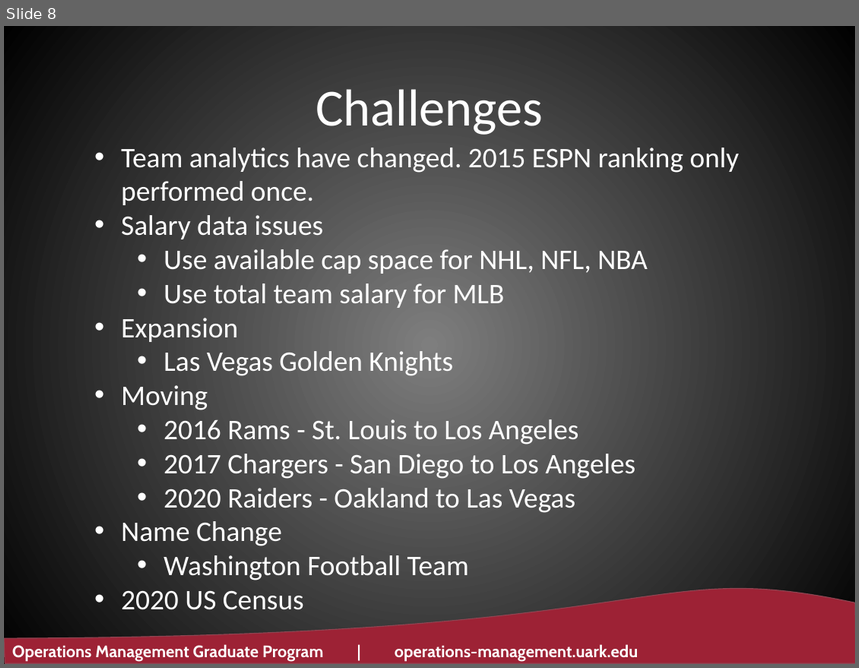
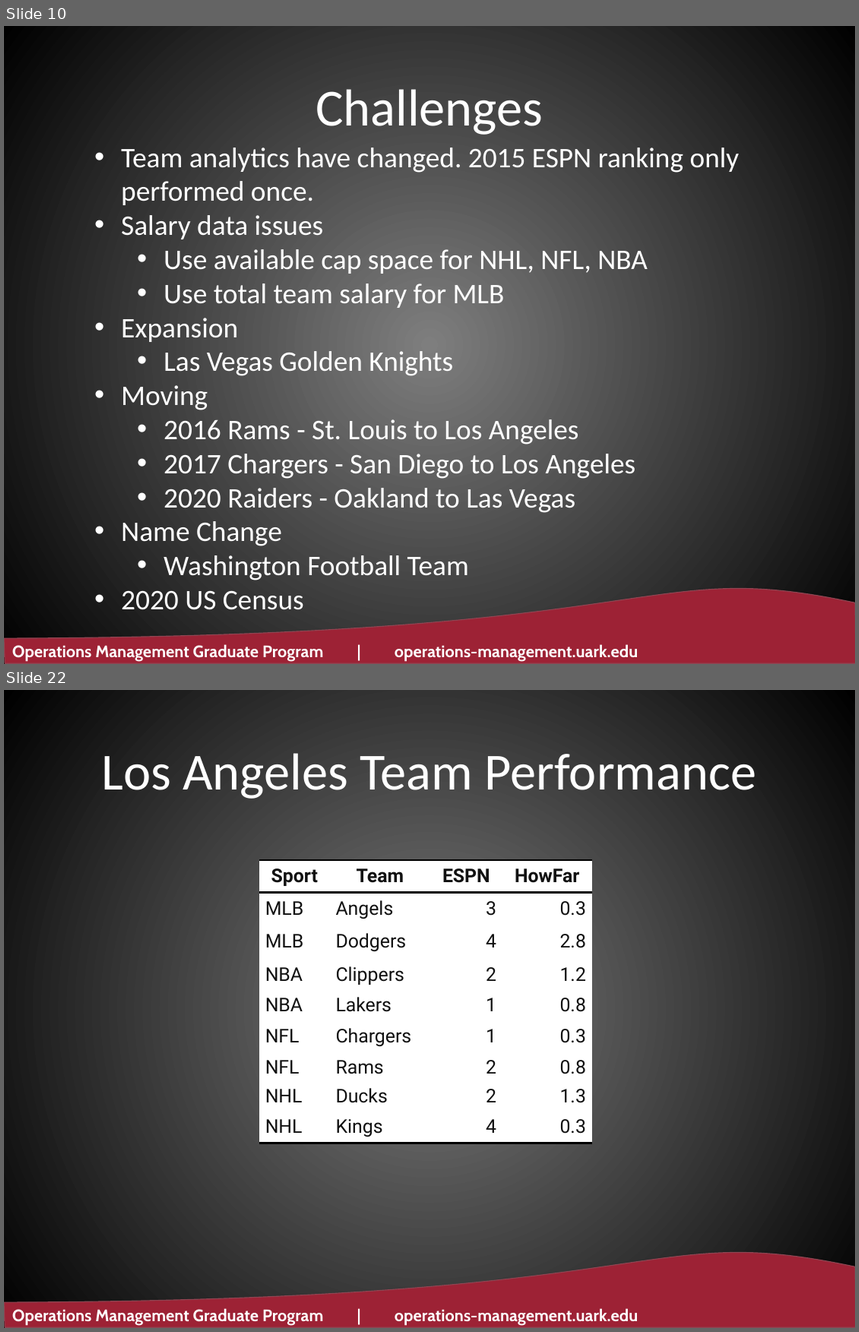
Before and after one commit to ltwalt/espnsports, a slide deck: 201111 2020 - Is Analytics in Professional Sports Making a Difference - U of Ark.pptx. Shown one above the other, each under a label of ours: slide 8 before the commit, slides 10 and 22 after it; the slides between them are not shown. The pictures are 859x668 and 859x1332 pixels, drawn with LibreOffice and Linux fonts; fonts in the diff are those of the drawing; background and template pictures are left out. Boxes give left, top, right and bottom in pixels: in the first picture for what was removed or moved away, otherwise in the second. Text is boxed around its words. In the diff, an @@ line names an element or a change of style, - is before the commit and + after.

```diff
--- a/201111 2020 - Is Analytics in Professional Sports Making a Difference - U of Ark.pptx
+++ b/201111 2020 - Is Analytics in Professional Sports Making a Difference - U of Ark.pptx
@@ slide 22 added at (4,690,855,1328), background gradient #7F7F7F to #000000; not listed: 2 template elements that a slide beside it also shows @@
@@ title added at (101,753,756,799), 44 pt, text #FFFFFF @@
+Los Angeles Team Performance
@@ table added at (259,860,592,1140), 9 rows, 4 columns @@
+Sport | Team | ESPN | HowFar
+MLB | Angels | 3 | 0.3
+MLB | Dodgers | 4 | 2.8
+NBA | Clippers | 2 | 1.2
+NBA | Lakers | 1 | 0.8
+NFL | Chargers | 1 | 0.3
+NFL | Rams | 2 | 0.8
+NHL | Ducks | 2 | 1.3
+NHL | Kings | 4 | 0.3
@@ what was slide 8 is now slide 10 @@
```
Also in this commit, not shown: 6 slides changed, 22 other slides added, 2 slides removed, 11 other files.
